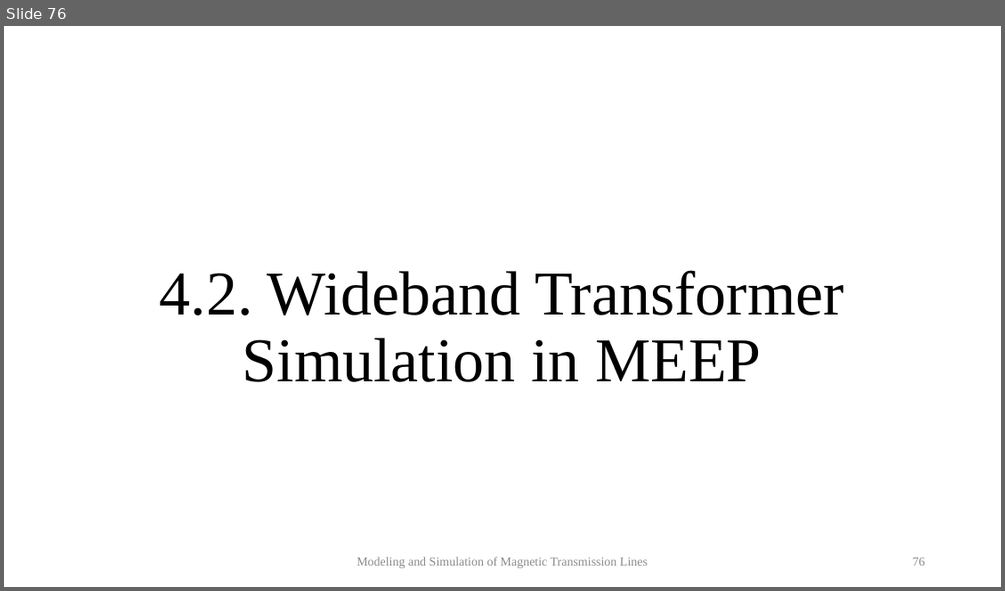
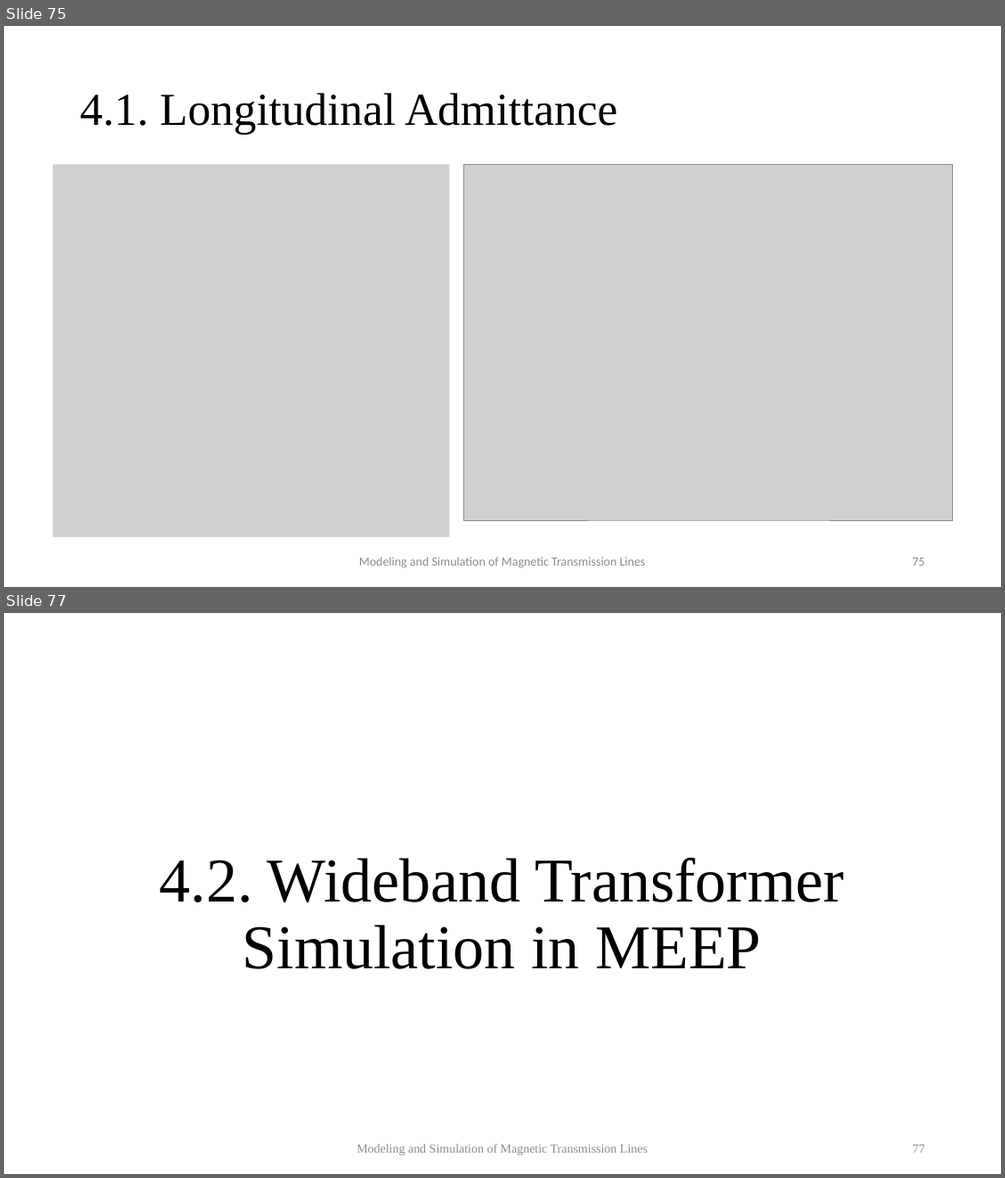
Before and after one commit to MuhammadShamaas1997/Electrical-Engineering, a slide deck: MS/Spring 2020/Thesis/Magnetic Transmission Lines/Thesis Final Presentation.pptx. Shown one above the other, each under a label of ours: slide 76 before the commit, slides 75 and 77 after it; the slides between them are not shown. The pictures are 1005x591 and 1005x1178 pixels, drawn with LibreOffice and Linux fonts; fonts in the diff are those of the drawing; grey boxes stand for pictures. Boxes give left, top, right and bottom in pixels: in the first picture for what was removed or moved away, otherwise in the second. Text is boxed around its words. In the diff, an @@ line names an element or a change of style, - is before the commit and + after.

```diff
--- a/MS/Spring 2020/Thesis/Magnetic Transmission Lines/Thesis Final Presentation.pptx
+++ b/MS/Spring 2020/Thesis/Magnetic Transmission Lines/Thesis Final Presentation.pptx
@@ slide 75 added at bbox=[4, 26, 1001, 587], background #FFFFFF @@
@@ title added at bbox=[80, 93, 617, 134], 44 pt, text #000000 @@
+4.1. Longitudinal Admittance
@@ picture added at bbox=[53, 164, 449, 537] @@
@@ picture added at bbox=[464, 164, 952, 520] @@
@@ text added at bbox=[359, 556, 646, 568], 12 pt, text #8C8C8C @@
+Modeling and Simulation of Magnetic Transmission Lines
@@ page number added at bbox=[912, 557, 924, 565], 12 pt, text #8C8C8C @@
+75
@@ what was slide 76 is now slide 77 @@
@@ page number at bbox=[913, 1144, 925, 1152]: text changed @@
-76
+77
```
Also in this commit, not shown: 13 slides changed.
